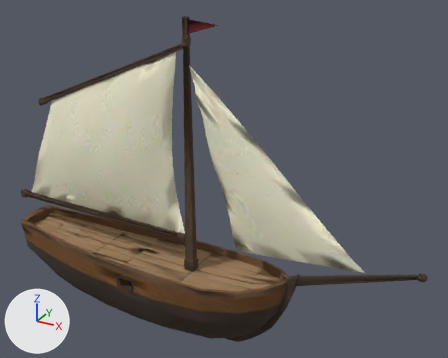
Renders of the glTF model public/models/cutter.glb from each side of a commit.
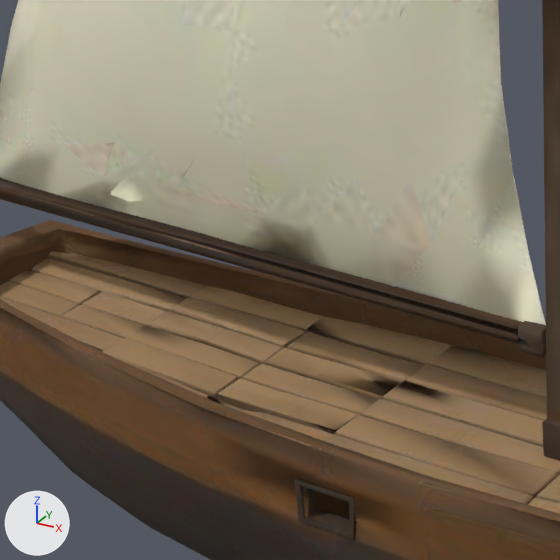
Old and new are each drawn whole from a 50 mm camera at (1.088, -1.45, 1.176) aimed at (0.257, 0.06, 0.421) and again close up on the part from 8% to 42% of the width and 40% to 83% of the height. Lighting does not change. The marker at lower left points along +X, +Y and +Z. The last two pictures show the newer version. The close-ups show mesh edges as thin lines. Where no turn or scale is listed for an object, it has been applied to the vertices.

Names of what the first close-up shows: 'geometry_0'.
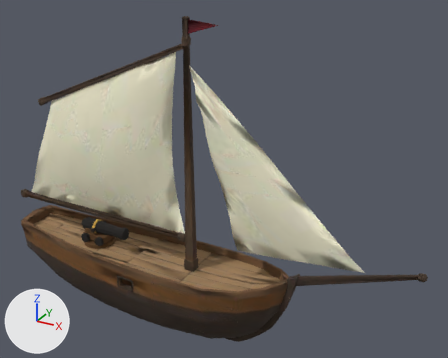
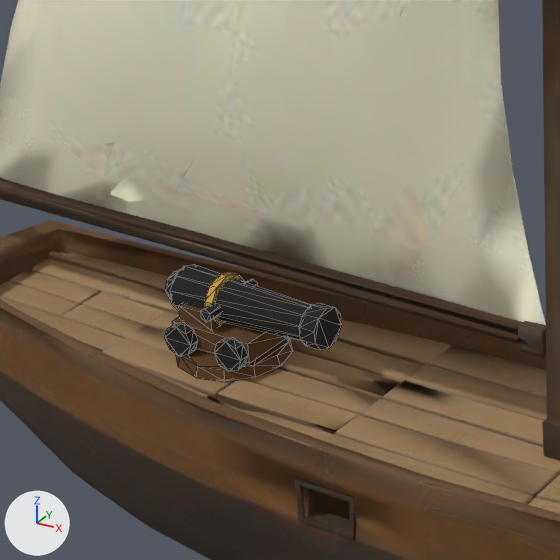
Changed parts and their boxes [x1, y1, x2, y2] in the close-ups (560 x 560 px):
'cannon_barrel', added: after [165, 264, 341, 350]
    faces in mat_gun_iron (black #211f1c): [165, 264, 341, 350]
    faces in mat_gun_gilt (yellow #caa449): [205, 272, 244, 325]
'cannon_carriage', added: after [165, 303, 287, 371]
    faces in mat_gun_wood (brown #5e401f): [172, 303, 287, 363]
    faces in mat_gun_iron (black #211f1c): [165, 322, 248, 371]
'gun_turntable', added (brown): after [176, 337, 293, 381]

Patch to the scene script:
```diff
--- a/public/models/cutter.glb.py
+++ b/public/models/cutter.glb.py
@@ mat_gun_wood @@
+mat_gun_wood = principled_material('gun_wood')
+mat_gun_wood.base_color = (0.111, 0.0511, 0.0135)  # brown #5e401f
+mat_gun_wood.roughness = 1.0
@@ mat_gun_iron @@
+mat_gun_iron = principled_material('gun_iron')
+mat_gun_iron.base_color = (0.0152, 0.0135, 0.0119)  # black #211f1c
+mat_gun_iron.roughness = 1.0
@@ mat_gun_gilt @@
+mat_gun_gilt = principled_material('gun_gilt')
+mat_gun_gilt.base_color = (0.592, 0.369, 0.0658)  # yellow #caa449
+mat_gun_gilt.roughness = 1.0
@@ me_gun_turntable @@
+me_gun_turntable.from_pydata(...)  # a 12-sided cut cone along z (radius 0.0554 at the low end, 0.0519 at the high end) spanning x -0.2554..-0.1446, y -0.0554..0.0554, z 0.114..0.1244
+me_gun_turntable.materials.append(mat_gun_wood)  # brown #5e401f
@@ me_cannon_carriage @@
+me_cannon_carriage.from_pydata(...)  # 80 vertices, 136 faces; spans x -0.045..0.045, y -0.0433..0.0433, z -0.0017..0.0415
+# faces by material slot: [24, 112]
+me_cannon_carriage.materials.append(mat_gun_wood)  # brown #5e401f
+me_cannon_carriage.materials.append(mat_gun_iron)  # black #211f1c
@@ me_cannon_barrel @@
+me_cannon_barrel.from_pydata(...)  # 88 vertices, 156 faces; spans x -0.066..0.114, y -0.035..0.035, z 0.019..0.071
+# faces by material slot: [120, 36]
+me_cannon_barrel.materials.append(mat_gun_iron)  # black #211f1c
+me_cannon_barrel.materials.append(mat_gun_gilt)  # yellow #caa449
@@ ob_gun_turntable @@
+ob_gun_turntable = bpy.data.objects.new('gun_turntable', me_gun_turntable)
+ob_gun_turntable.location = (0.0, 0.0, 0.0)
@@ ob_cannon_carriage @@
+ob_cannon_carriage = bpy.data.objects.new('cannon_carriage', me_cannon_carriage)
+ob_cannon_carriage.location = (-0.2, 0.0, 0.1244)
@@ ob_cannon_barrel @@
+ob_cannon_barrel = bpy.data.objects.new('cannon_barrel', me_cannon_barrel)
+ob_cannon_barrel.location = (-0.2, 0.0, 0.1244)
```
